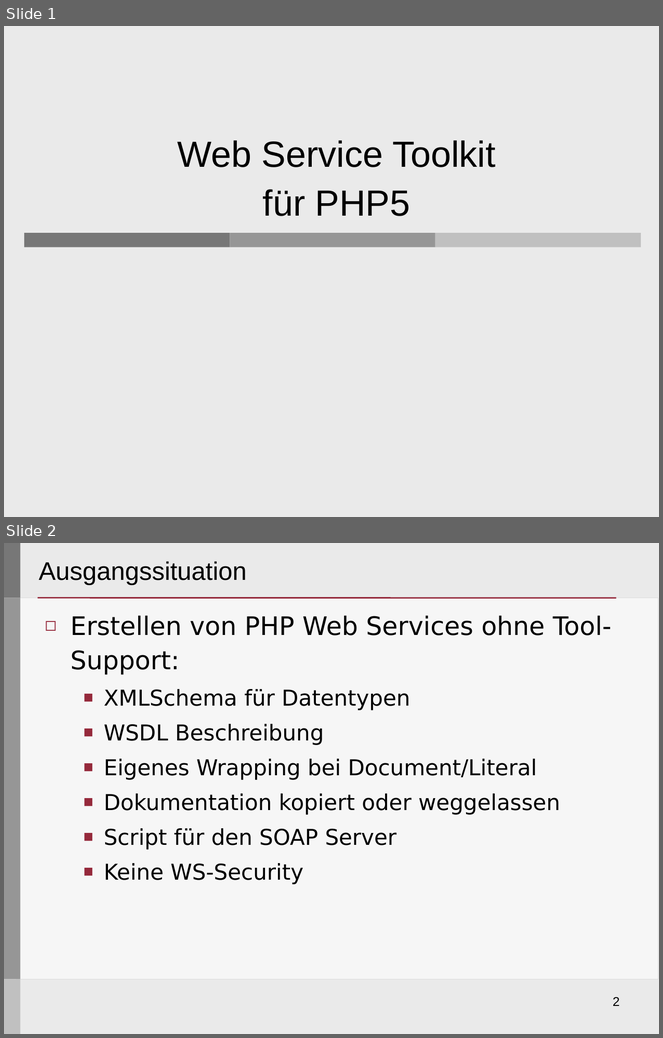
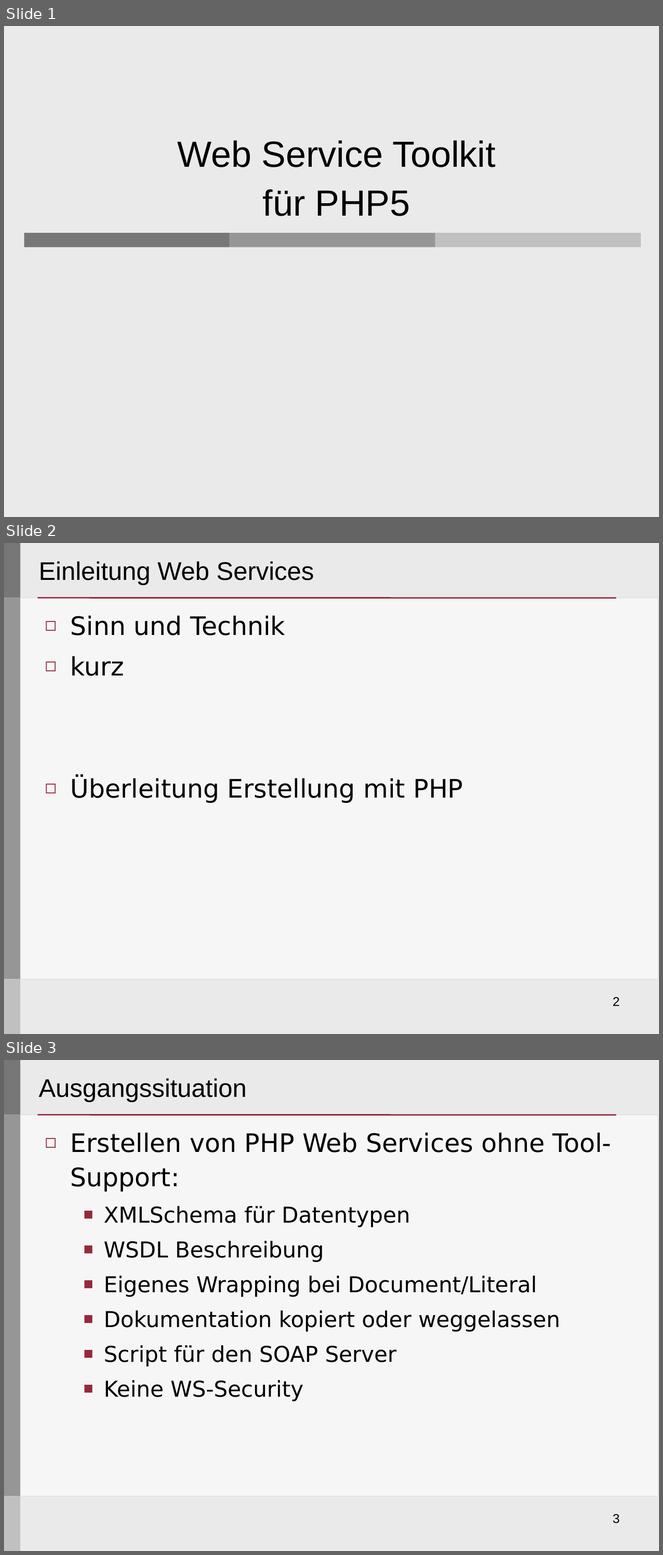
Before and after one commit to Seb35/InstantSVC, a slide deck: doc/presentations/Web Service Toolkit für PHP5.ppt. Shown one above the other, each under a label of ours: slides 1 and 2 before the commit, slides 1, 2 and 3 after it. The pictures are 663x1038 and 663x1555 pixels, drawn with LibreOffice and Linux fonts; fonts in the diff are those of the drawing; background and template pictures are left out. Boxes give left, top, right and bottom in pixels: in the first picture for what was removed or moved away, otherwise in the second. Text is boxed around its words. In the diff, an @@ line names an element or a change of style, - is before the commit and + after.

```diff
--- a/doc/presentations/Web Service Toolkit für PHP5.ppt
+++ b/doc/presentations/Web Service Toolkit für PHP5.ppt
@@ slide 2 added at [4, 543, 659, 1034], background #EAEAEA; not listed: 6 template elements that a slide beside it also shows @@
@@ title added at [39, 561, 314, 585], 28 pt, text #000000 @@
+Einleitung Web Services
@@ text added at [71, 615, 464, 804], 28 pt, text #000000 @@
+◻ Sinn und Technik
+◻ kurz
+◻ Überleitung Erstellung mit PHP
@@ what was slide 2 is now slide 3 @@
@@ page number at [613, 1514, 620, 1524]: text changed @@
-2
+3
```
Also in this commit, not shown: 31 other files.
